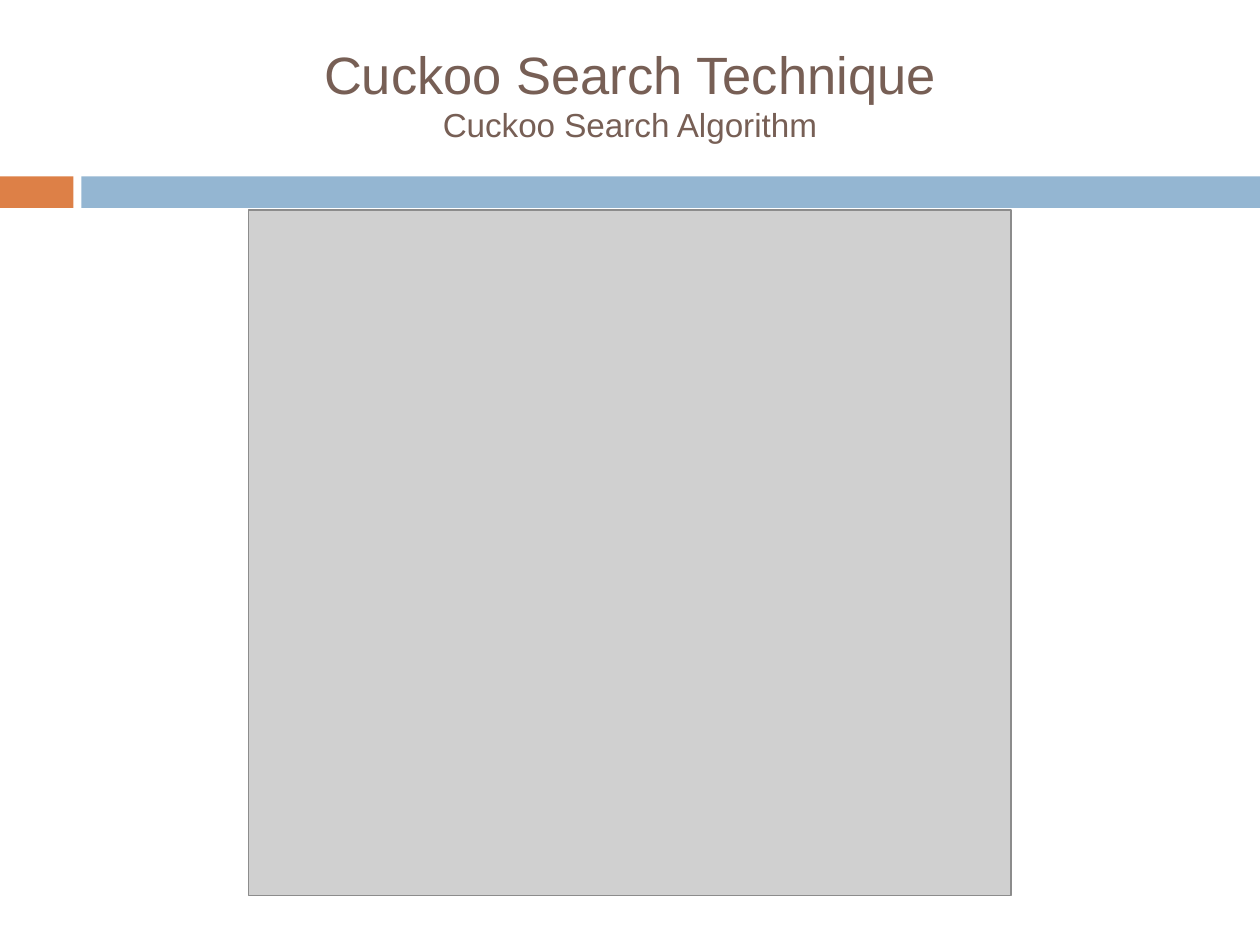
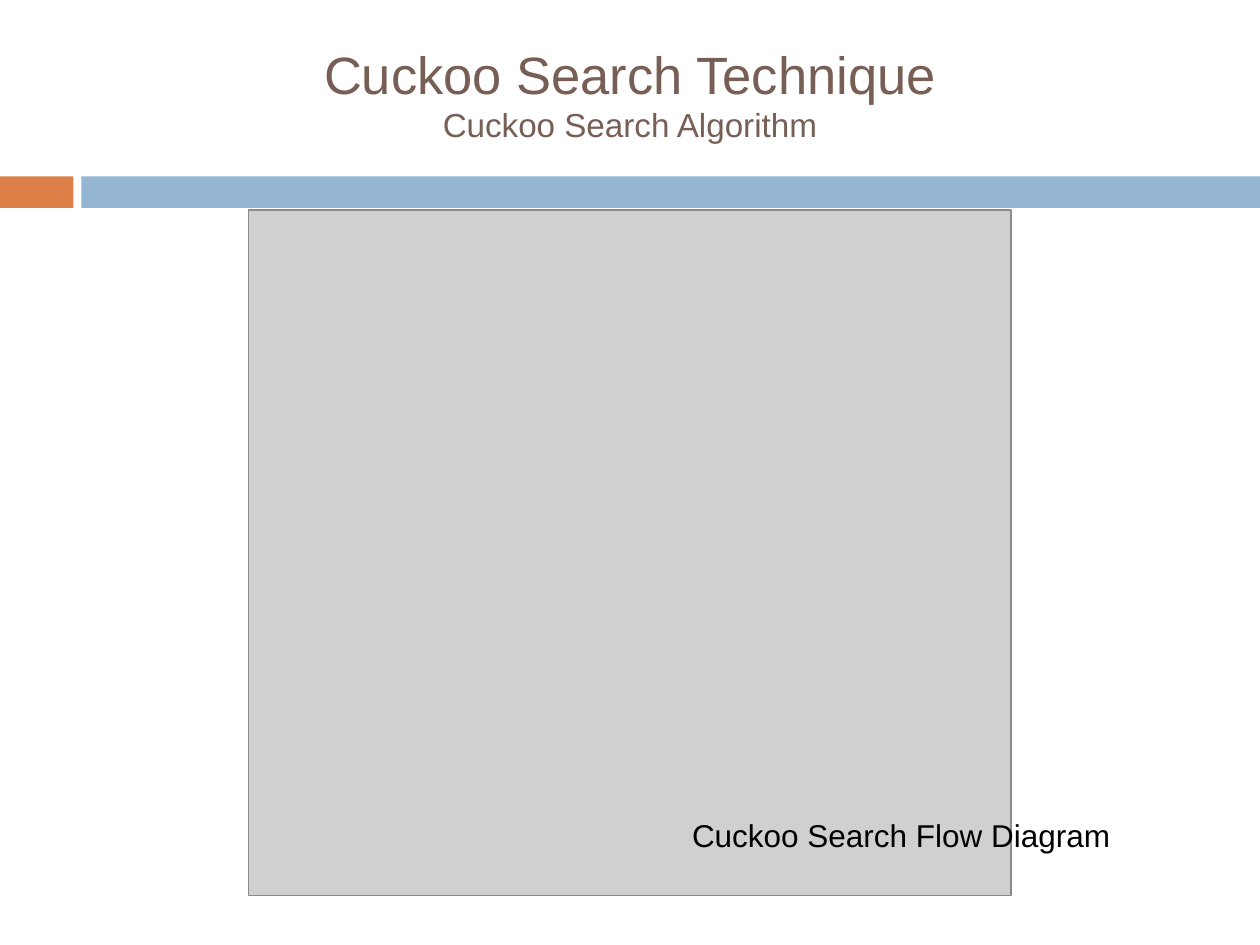
Before and after one commit to tiberiu-b/Diet4EldersDocumentation, a slide deck: slide 21 of Prezentare/TiberiuBoros.pptx. Drawn at 1260x945 pixels with LibreOffice and Linux fonts; fonts in the diff are those of the drawing; grey boxes stand for pictures; background and template pictures are left out. Boxes give left, top, right and bottom in pixels: in the first picture for what was removed or moved away, otherwise in the second. Text is boxed around its words. In the diff, an @@ line names an element or a change of style, - is before the commit and + after.

```diff
--- a/Prezentare/TiberiuBoros.pptx
+++ b/Prezentare/TiberiuBoros.pptx
@@ text added at bbox=[692, 822, 1110, 853], 18 pt, text #000000 @@
+Cuckoo Search Flow Diagram
```
Also in this commit, not shown: 12 other slides changed, 14 slides added, 6 slides removed, 1 other file.
